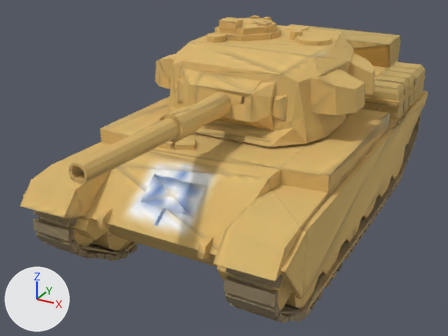
Two versions of the glTF model web/public/pezzi/golan73_israeli_armor_0.glb, one commit apart.
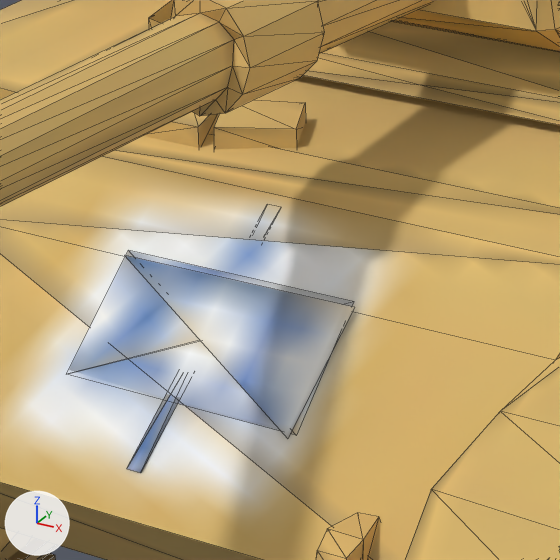
Each version is shown whole from a camera (50 mm lens) standing at (0.67, -1.404, 0.834) and looking at (-0.058, -0.08, 0.173), then close up on the part from 28% to 57% of the width and 34% to 73% of the height. The lights are fixed; the arrows at lower left show +X, +Y and +Z. The older version's two pictures come first. The close-ups show mesh edges as thin lines. Vertices at exactly the same position are counted once.

Objects in the first close-up: 'golan73_israeli_armor.glb'.
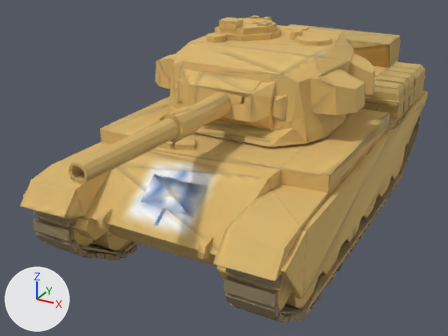
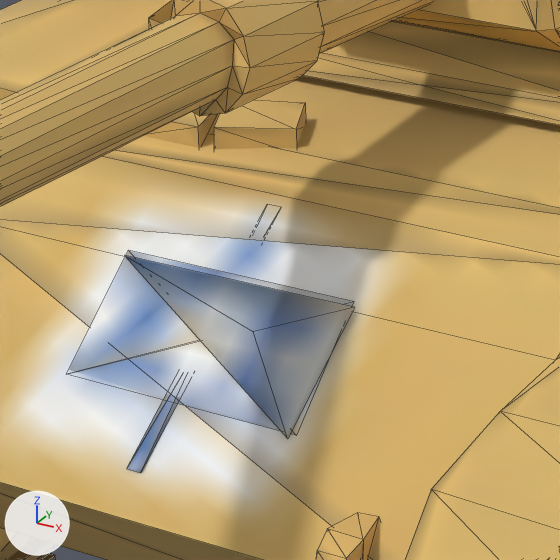
What changed in the scene script:
```text
Change me_golan73_israeli_armor_glb:
    used by ob_golan73_israeli_armor_glb; location = (0.0, 0.0, 0.0)
    verts and faces of me_golan73_israeli_armor_glb; kept vertices keep their numbers, new ones are numbered from 2137
    before: 1665 (0.07, -0.384, 0.272) at pixel (354, 307), 1666 (-0.066, -0.386, 0.271) at pixel (124, 255), 1667 (0.067, -0.444, 0.226) at pixel (287, 438)
    remove me_golan73_israeli_armor_glb.from_pydata(...)  # 2137 vertices, 3589 faces; spans x -0.315..0.315, y -0.689..0.689, z 0.0..0.54
    add me_golan73_israeli_armor_glb.from_pydata(...)  # 2145 vertices, 3664 faces; spans x -0.315..0.315, y -0.689..0.689, z 0.0..0.54
    me_golan73_israeli_armor_glb part 1
    add verts[2142] = (0.024, -0.405, 0.257)  # pixel (253, 331)
    add faces += [(1666, 2142, 1667), (1665, 2142, 1666), (1665, 1667, 2142)]
    other edits to the shape of me_golan73_israeli_armor_glb do not show in these pictures
```

Location of each change, (x1, y1, x2, y2) in pixels of the close-ups (560 x 560 px):
part 1 of me_golan73_israeli_armor_glb, added
    after: (126, 256, 354, 438)
